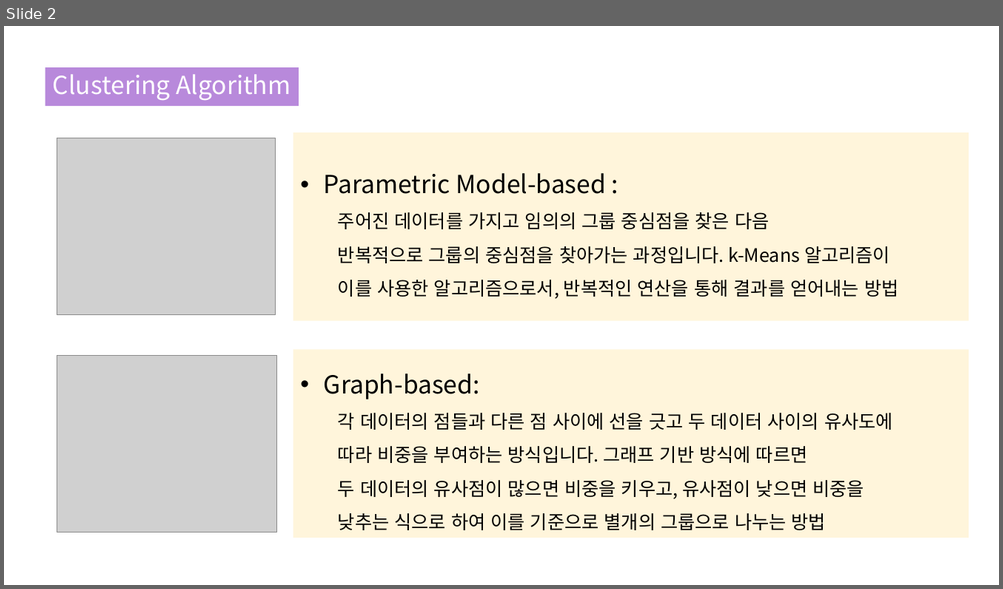
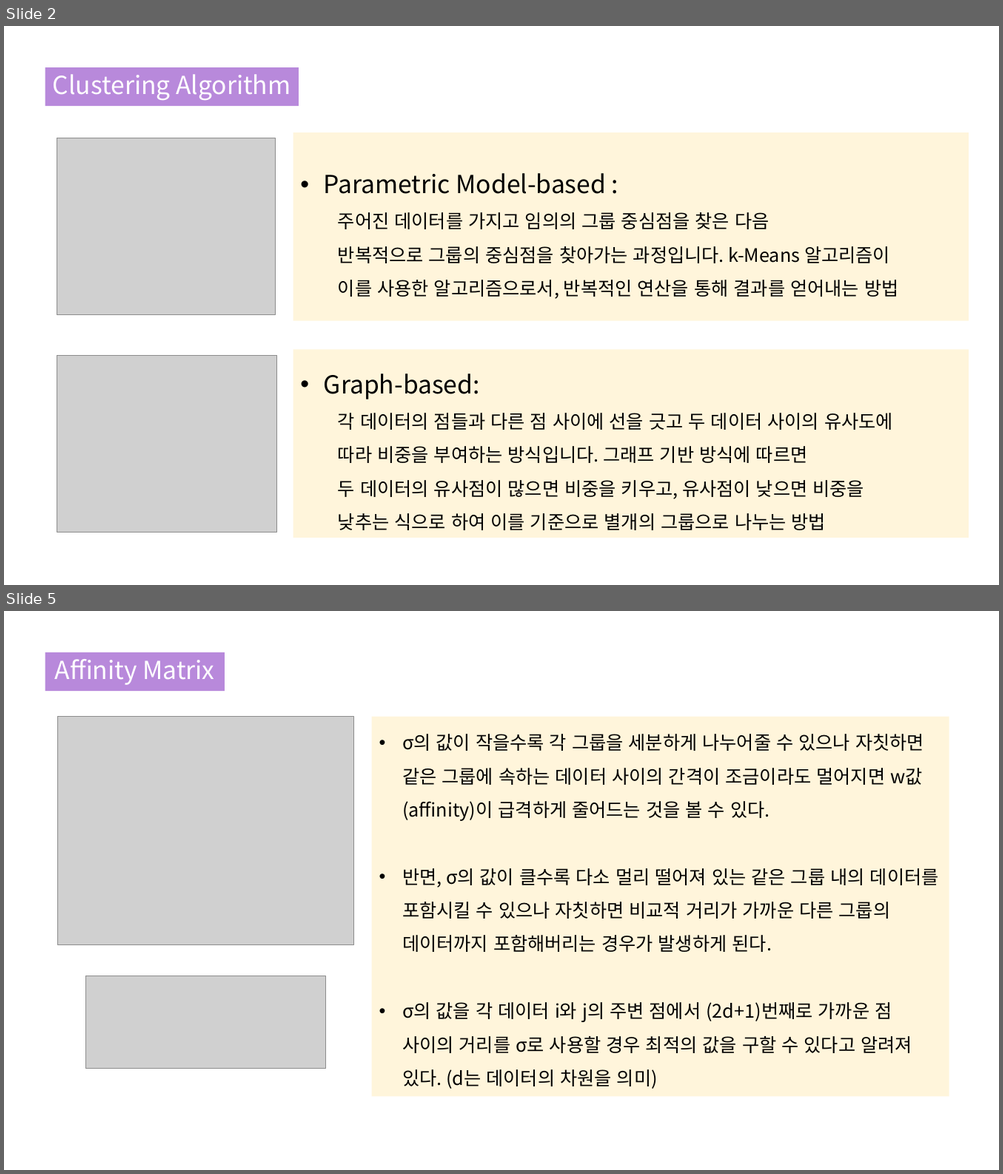
Before and after one commit to Blockhead4/Python-Project, a slide deck: Purrsong/Spectral Clustering_190822.pptx. Shown one above the other, each under a label of ours: slide 2 before the commit, slides 2 and 5 after it; the slides between them are not shown. The pictures are 1003x589 and 1003x1174 pixels, drawn with LibreOffice and Linux fonts; fonts in the diff are those of the drawing; grey boxes stand for pictures. Boxes give left, top, right and bottom in pixels: in the first picture for what was removed or moved away, otherwise in the second. Text is boxed around its words. In the diff, an @@ line names an element or a change of style, - is before the commit and + after.

```diff
--- a/Purrsong/Spectral Clustering_190822.pptx
+++ b/Purrsong/Spectral Clustering_190822.pptx
@@ slide 5 added at [4,611,999,1170], background #FFFFFF @@
@@ rectangle added at [45,652,224,692], fill #B889DB, 24 pt, text #FFFFFF @@
+Affinity Matrix
@@ picture added at [58,716,354,945] @@
@@ rectangle added at [372,716,949,1096], fill #FFF2CC at 70% opacity, 18 pt, text #000000 @@
+• σ의 값이 작을수록 각 그룹을 세분하게 나누어줄 수 있으나 자칫하면 같은 그룹에 속하는 데이터 사이의 간격이 조금이라도 멀어지면 w값(affinity)이 급격하게 줄어드는 것을 볼 수 있다.
+• 반면, σ의 값이 클수록 다소 멀리 떨어져 있는 같은 그룹 내의 데이터를 포함시킬 수 있으나 자칫하면 비교적 거리가 가까운 다른 그룹의 데이터까지 포함해버리는 경우가 발생하게 된다.
+• σ의 값을 각 데이터 i와 j의 주변 점에서 (2d+1)번째로 가까운 점 사이의 거리를 σ로 사용할 경우 최적의 값을 구할 수 있다고 알려져 있다. (d는 데이터의 차원을 의미)
@@ picture added at [85,977,326,1069] @@
```
Also in this commit, not shown: 4 slides changed, 12 other slides added, 1 slide removed.
